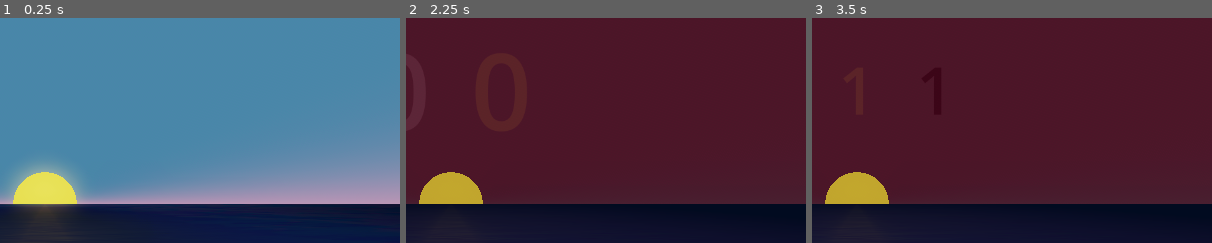
Above: before the commit, frames 1-3 (left to right).
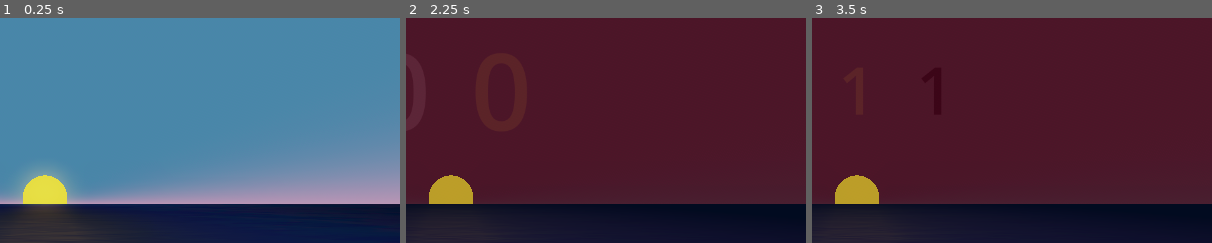
Above: after the commit, the same moments.

Repository: HyperGameDev/Relaxing_Bubble_Pop
Game: Godot game, scene res://ZEN.tscn
Same seed, same stepped clock (60 frames per second), same inputs: the game is played once before the commit and once after it.
Inputs (mouse positions are % of the whole screen's width and height, from its top left):
- Up to frame 1 (0.25 s): no input
- Up to frame 2 (2.25 s): tap Enter at 0.5, 2 s; move the mouse to (72, 45) at 0.52 s; hold A (Active) 0.53-1.28 s; tap Space at 1.25 s; move the mouse to (30, 55) at 1.27 s; tap C (Count) at 1.35 s; move the mouse to (60, 28) at 2.02 s; hold D (Dark) from 2.03 s (still down)
- Up to frame 3 (3.5 s): tap Space at 2.75 s; move the mouse to (45, 70) at 2.77 s; release D (Dark) at 2.78 s; tap T (Total) at 2.85 s
The pictures show only the part of the screen within x 44-94%, y 9-59%; the shares and areas given below are measured in that part.

The runs differ from the first frame. In frame 1, 1.1% of the frame differs, in the area x 2-20%, y 67-96%; in frame 2, 0.6%; in frame 3, 0.6%.

Commit message:
Lighting improvement. Fish turned off

Diff:
--- a/ZEN.tscn
+++ b/ZEN.tscn
@@ -67,7 +67,7 @@
 fog_mode = 1
 fog_light_color = Color(0.669605, 0.326824, 9.62615e-08, 1)
 fog_light_energy = 1.07
-fog_sun_scatter = 0.03
+fog_sun_scatter = 0.1
 fog_density = 0.4626
 fog_height = 1024.0
 fog_height_density = -11.7041
@@ -466,10 +466,10 @@
 
 [node name="DirectionalLight3D" type="DirectionalLight3D" parent="."]
 unique_name_in_owner = true
-transform = Transform3D(-1, -2.6401e-14, -1.50996e-07, 0, 1, -1.74846e-07, 1.50996e-07, -1.74846e-07, -1, 0, 0, 0)
-light_color = Color(0.904108, 0.70477, 0.154493, 1)
-light_energy = 2.188
-light_angular_distance = 33.64
+transform = Transform3D(-1, -9.89654e-09, 8.68608e-08, 0, 0.993572, 0.113203, -8.74228e-08, 0.113203, -0.993572, 0, 0, 0)
+light_color = Color(0.852283, 0.661616, 0.124847, 1)
+light_energy = 2.0
+light_angular_distance = 26.64
 directional_shadow_mode = 0
 
 [node name="DirectionalLight3D2" type="DirectionalLight3D" parent="."]
--- a/bubble.gd
+++ b/bubble.gd
@@ -15,6 +15,7 @@
 	add_to_group("Bubble")
 	set_collision_layer_value(Globals.collision.BUBBLE, true)
 	set_collision_mask_value(Globals.collision.WATERLINE, true)
+	set_collision_mask_value(Globals.collision.BUBBLE, true)
 	body_entered.connect(on_body_entered)
 	Messenger.sees_something.connect(on_sees_something)
 	Messenger.update_bubbles_total.emit(1,true)
--- a/bubble_food.gd
+++ b/bubble_food.gd
@@ -2,6 +2,7 @@
 
 var food_timer: Timer
 var discoverable_timer: Timer
+@export var spawns_fish: bool = true
 @export var food_lifetime: float = 10.0
 @export var discoverable_interval: float = 3.0
 @export var sink_speed: float = -6.0
@@ -12,6 +13,7 @@
 	add_to_group("Food")
 	set_collision_layer_value(Globals.collision.FOOD_BUBBLE, true)
 	set_collision_mask_value(Globals.collision.WATERLINE, true)
+	set_collision_mask_value(Globals.collision.BUBBLE, true)
 
 	body_entered.connect(on_body_entered)
 	Messenger.bob_state_change.connect(on_bob_state_change)
@@ -39,11 +41,12 @@
 	constant_force.y = sink_speed
 
 func on_discoverable_timeout():
-	if discoverable:
-		discoverable = false
+	if spawns_fish:
+		if discoverable:
+			discoverable = false
 
-		var fish_y_spawn: Vector3 = Vector3(0.,Globals.spawn_y_pos,0.)
+			var fish_y_spawn: Vector3 = Vector3(0.,Globals.spawn_y_pos,0.)
 
-		var fish = load("res://fish.tscn").instantiate()
-		get_tree().get_current_scene().add_child(fish)
-		fish.global_position = global_position + fish_y_spawn
+			var fish = load("res://fish.tscn").instantiate()
+			get_tree().get_current_scene().add_child(fish)
+			fish.global_position = global_position + fish_y_spawn
--- a/bubble_food.tscn
+++ b/bubble_food.tscn
@@ -25,6 +25,7 @@
 contact_monitor = true
 max_contacts_reported = 1
 script = ExtResource("1_dba6b")
+spawns_fish = false
 mesh_1 = NodePath("MeshInstance3D")
 mesh_2 = NodePath("MeshInstance3D2")
 mesh_3 = NodePath("MeshInstance3D3")
Not shown, changed: export/index.pck
